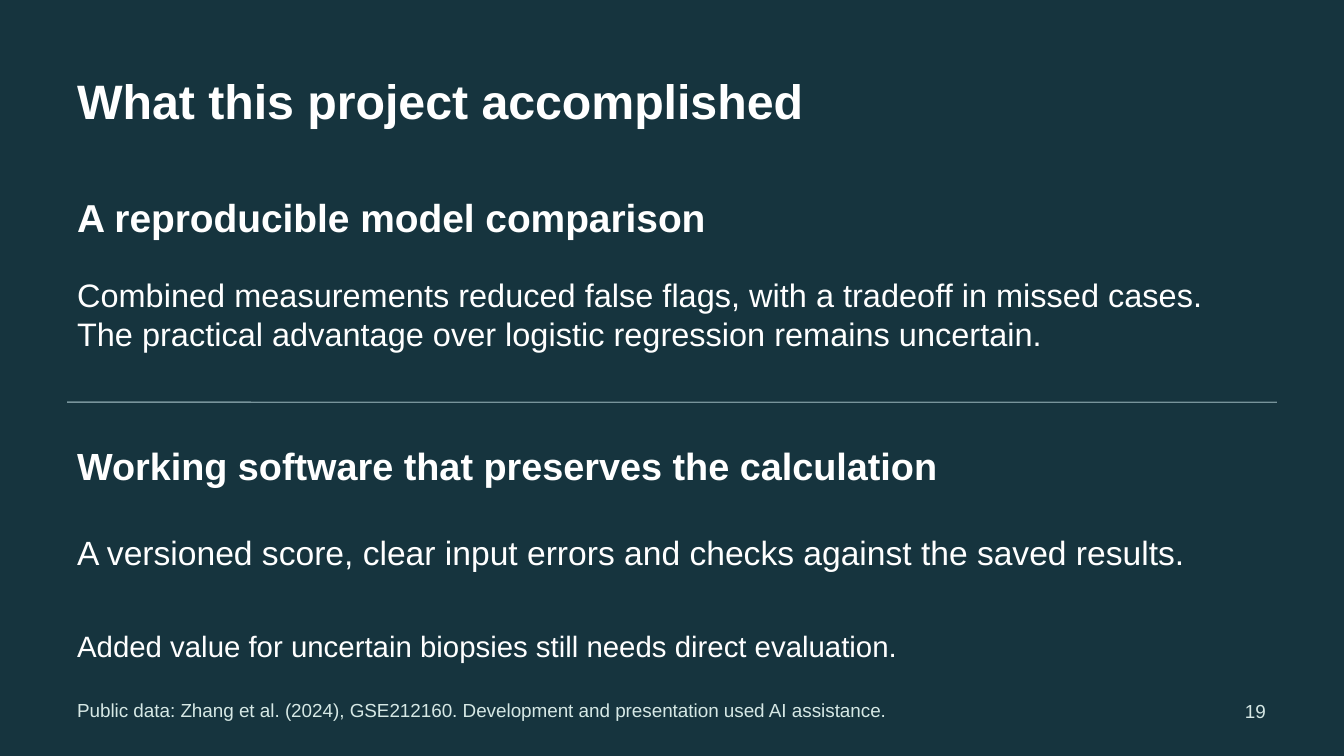
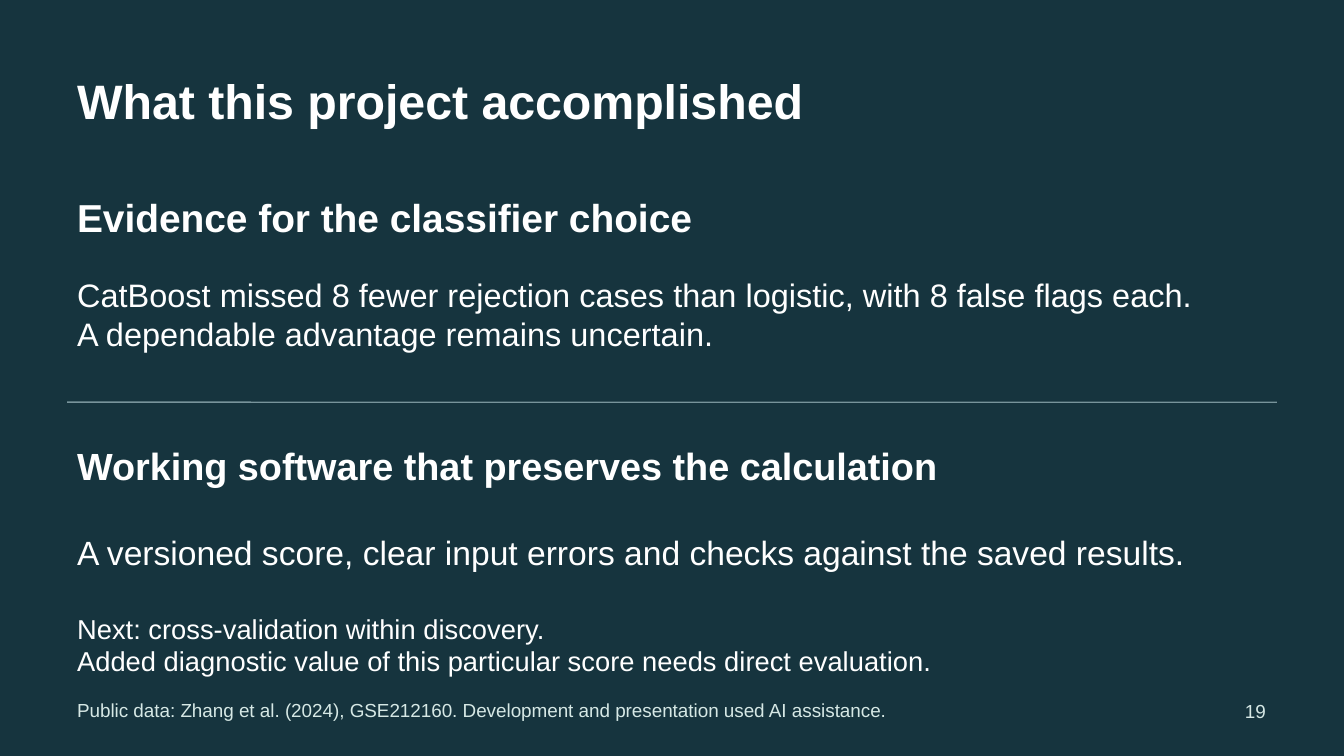
Before and after one commit to ca34525/Kidney-Biopsy-Rejection-Classifier, a slide deck: slide 19 of presentation/unos_kidney_biopsy.pptx. Drawn at 1344x756 pixels with LibreOffice and Linux fonts; fonts in the diff are those of the drawing. Boxes give left, top, right and bottom in pixels: in the first picture for what was removed or moved away, otherwise in the second. Text is boxed around its words. In the diff, an @@ line names an element or a change of style, - is before the commit and + after.

Commit message:
Reframe project purpose and clarify classifier selection evidence

```diff
--- a/presentation/unos_kidney_biopsy.pptx
+++ b/presentation/unos_kidney_biopsy.pptx
@@ text at (77,203,692,233): text changed @@
-A reproducible model comparison
+Evidence for the classifier choice
@@ text at (77,283,1191,353): text changed @@
-Combined measurements reduced false flags, with a tradeoff in missed cases.
-The practical advantage over logistic regression remains uncertain.
+CatBoost missed 8 fewer rejection cases than logistic, with 8 false flags each.
+A dependable advantage remains uncertain.
@@ text at (77,619,931,676): text changed; size 21 to 19.5 pt @@
-Added value for uncertain biopsies still needs direct evaluation.
+Next: cross-validation within discovery.
+Added diagnostic value of this particular score needs direct evaluation.
```
Also in this commit, not shown: 2 other slides changed, 2 slides added, 2 slides removed, 24 other files.
